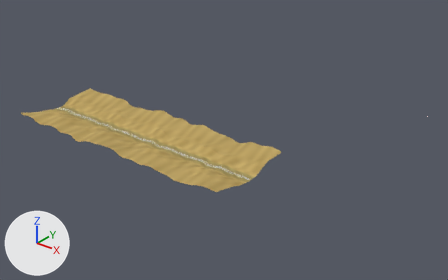
The glTF model frontend/projects/ride/public/courses/napa.glb, before and after one commit.
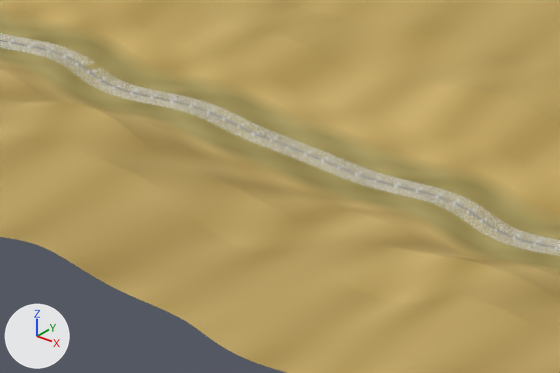
The first picture shows the older version from a camera (50 mm lens) standing at (17141.0, -12103.0, 8573.0) and looking at (6388.0, 1339.0, 239.0). The close-ups show the older and then the newer version on the part from 32% to 48% of the width and 48% to 65% of the height of that picture. Only the edits that show in the close-ups are written down. Arrows for +X, +Y and +Z are at lower left; the lights stay in place. Where no turn or scale is listed for an object, it has been applied to the vertices.

The first close-up shows 'Land_004', 'Land_005', 'Land_006', 'Land_007', 'Land_008', 'TrellisedVines_021', 'TrellisedVines_022' and 33 more.
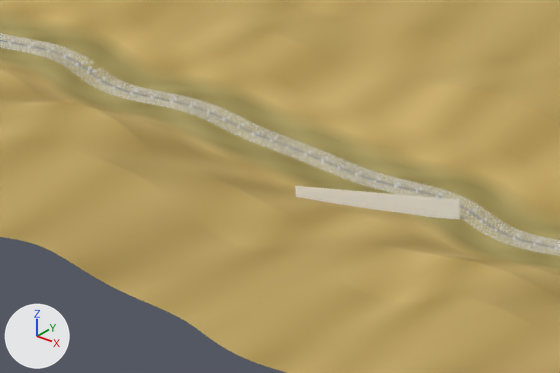
Where the newer file only moved an object's origin or applied its transform, the numbers keep the older frame.

Location of each change, [x1, y1, x2, y2] in pixels of the close-ups (560 x 373 px):
'NapaRange_026', added
    after: [295, 186, 460, 220]

Edits to the bpy script that builds the scene:
```text
Add mat_naparange:
    mat_naparange = bpy.data.materials.new('NapaRange')
    mat_naparange.use_nodes = True; mat_naparange.node_tree.nodes.clear()
    _N = mat_naparange.node_tree.nodes; _L = mat_naparange.node_tree.links
    n0 = _N.new('ShaderNodeBsdfPrincipled'); n0.name = 'Principled BSDF'
    n0.inputs[2].default_value = 0.85  # 'Roughness'
    n1 = _N.new('ShaderNodeOutputMaterial'); n1.name = 'Material Output'
    n2 = _N.new('ShaderNodeVertexColor'); n2.name = 'Color Attribute'
    _L.new(n0.outputs[0], n1.inputs[0])  # 'BSDF' to 'Surface'
    _L.new(n2.outputs[0], n0.inputs[0])  # 'Color' to 'Base Color'
Add me_naparange_026:
    me_naparange_026.from_pydata(...)  # 4 vertices, 2 faces; spans x 0.0..551.0, y -299.0..0.0, z 0.0..140.0
    me_naparange_026.materials.append(mat_naparange)
Add ob_naparange_026:
    ob_naparange_026 = bpy.data.objects.new('NapaRange_026', me_naparange_026)
    ob_naparange_026.location = (6144.0, -23.0, 47.0)
```
